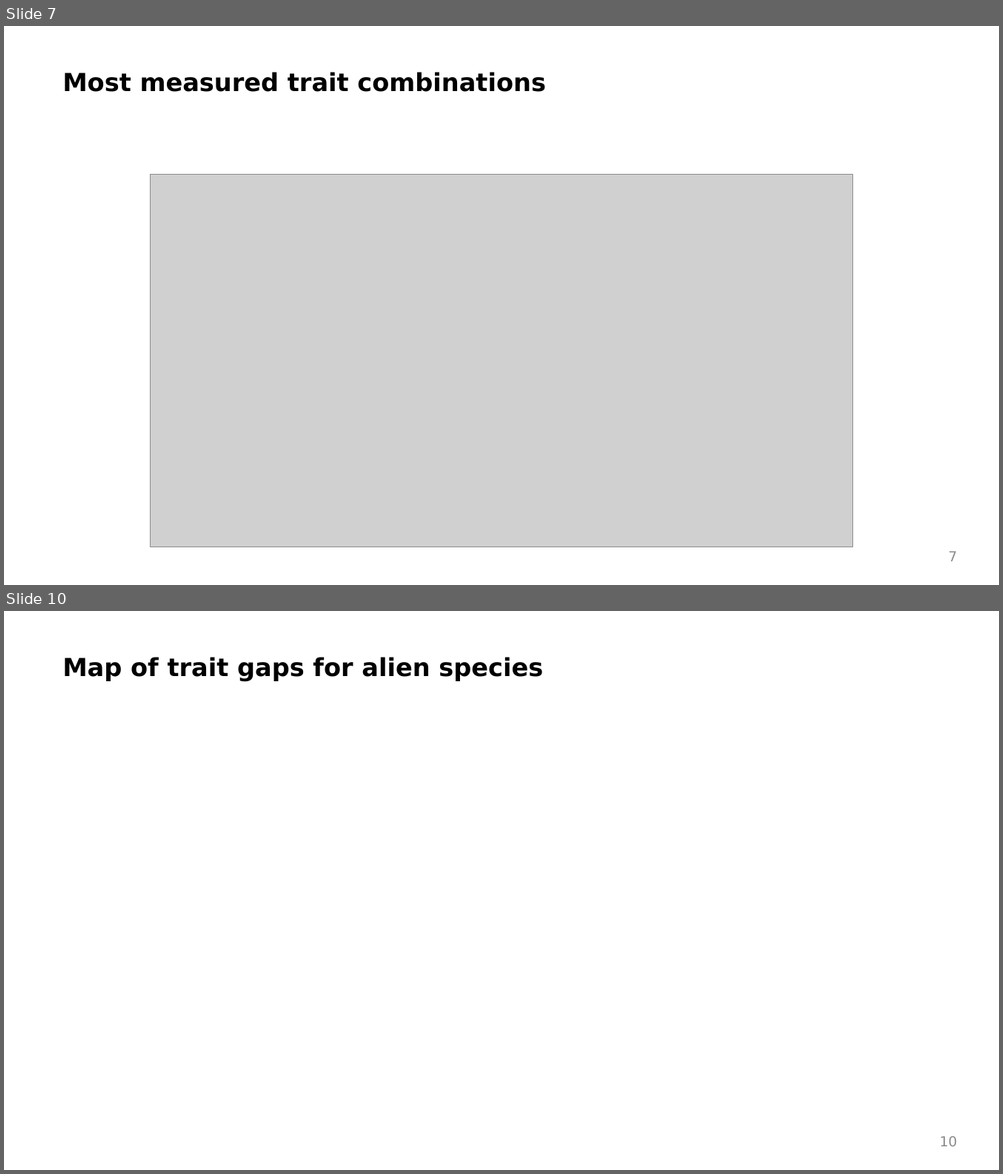
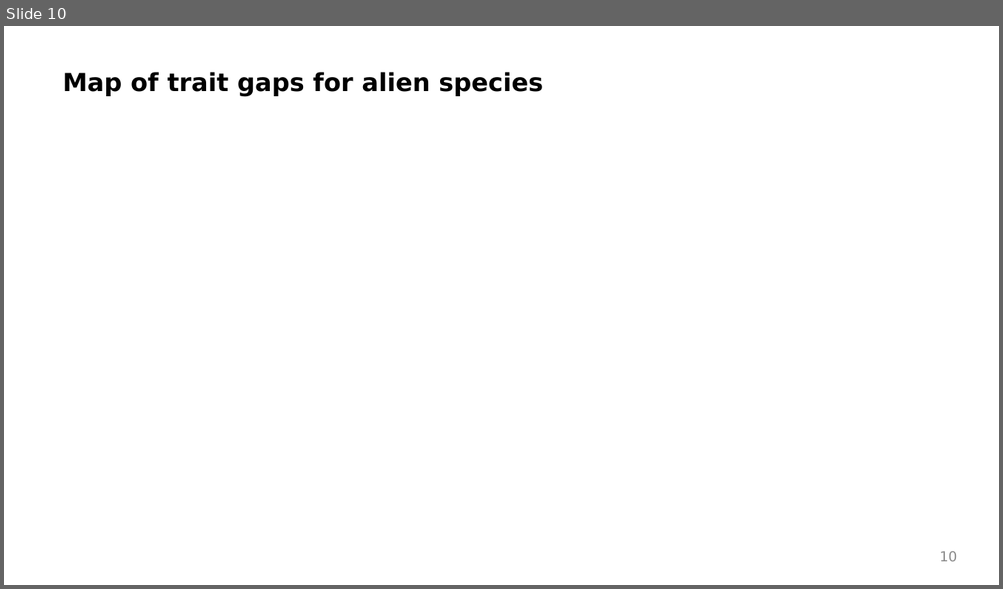
Before and after one commit to Rekyt/alientraitgaps, a slide deck: inst/presentations/202201_aliens_results_summary.odp. Shown one above the other, each under a label of ours: slides 7 and 10 before the commit, slide 10 after it; the slides between them are not shown. The pictures are 1003x1174 and 1003x589 pixels, drawn with LibreOffice and Linux fonts; fonts in the diff are those of the drawing; grey boxes stand for pictures; background and template pictures are left out. Boxes give left, top, right and bottom in pixels: in the first picture for what was removed or moved away, otherwise in the second. Text is boxed around its words. In the diff, an @@ line names an element or a change of style, - is before the commit and + after.

Commit message:
Better figures and visualization more complete slides

```diff
--- a/inst/presentations/202201_aliens_results_summary.odp
+++ b/inst/presentations/202201_aliens_results_summary.odp
@@ slide 7 removed at <box>4,26,999,585</box>, background picture (left out) @@
@@ text removed at <box>62,72,546,92</box> @@
-Most measured trait combinations
@@ picture removed at <box>151,174,852,547</box> @@
@@ page number removed at <box>948,551,957,562</box> @@
-7
```
Also in this commit, not shown: 2 slides changed, 8 slides added, 6 other slides removed, 2 other files.
